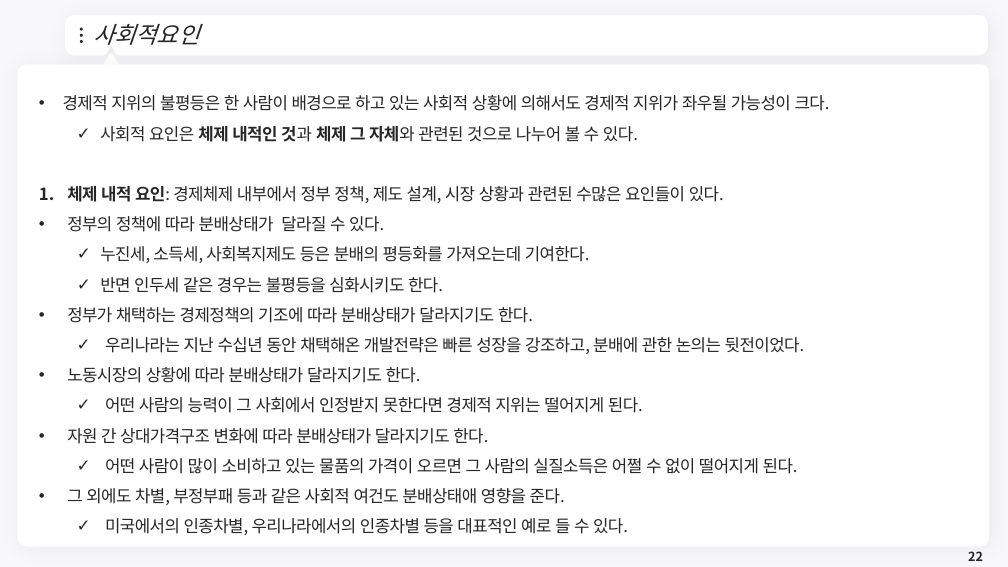
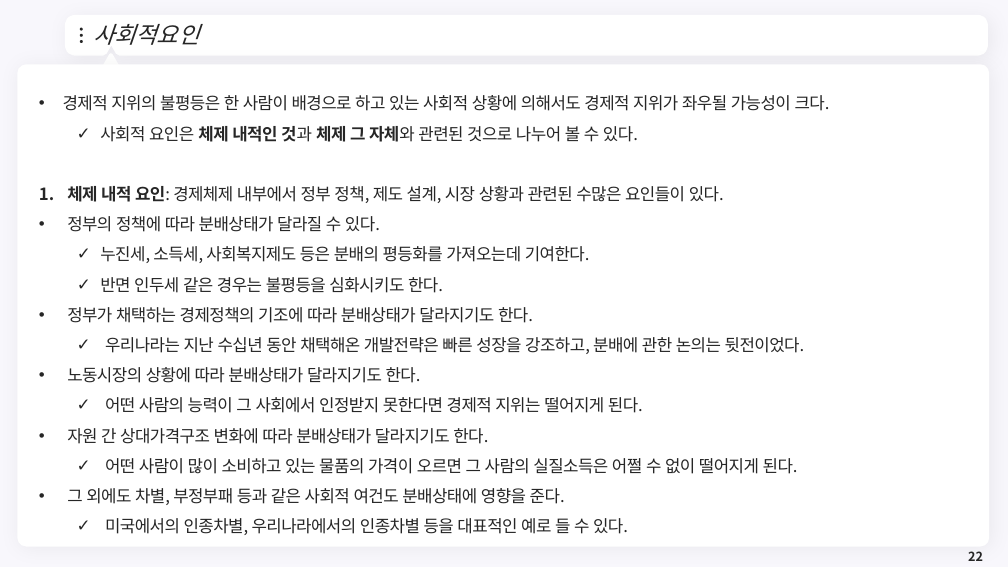
Before and after one commit to meandthey/Teaching, a slide deck: slide 22 of 재정학/01_Lectures/재정학_Chapter_8.pptx. Drawn at 1008x567 pixels with LibreOffice and Linux fonts; fonts in the diff are those of the drawing; background and template pictures are left out. Boxes give left, top, right and bottom in pixels: in the first picture for what was removed or moved away, otherwise in the second. Text is boxed around its words. In the diff, an @@ line names an element or a change of style, - is before the commit and + after.

```diff
--- a/재정학/01_Lectures/재정학_Chapter_8.pptx
+++ b/재정학/01_Lectures/재정학_Chapter_8.pptx
@@ text at [67, 488, 565, 505]: text changed @@
-• 그 외에도 차별, 부정부패 등과 같은 사회적 여건도 분배상태애 영향을 준다.
+• 그 외에도 차별, 부정부패 등과 같은 사회적 여건도 분배상태에 영향을 준다.
```
Also in this commit, not shown: 7 other slides changed, 3 other files.
